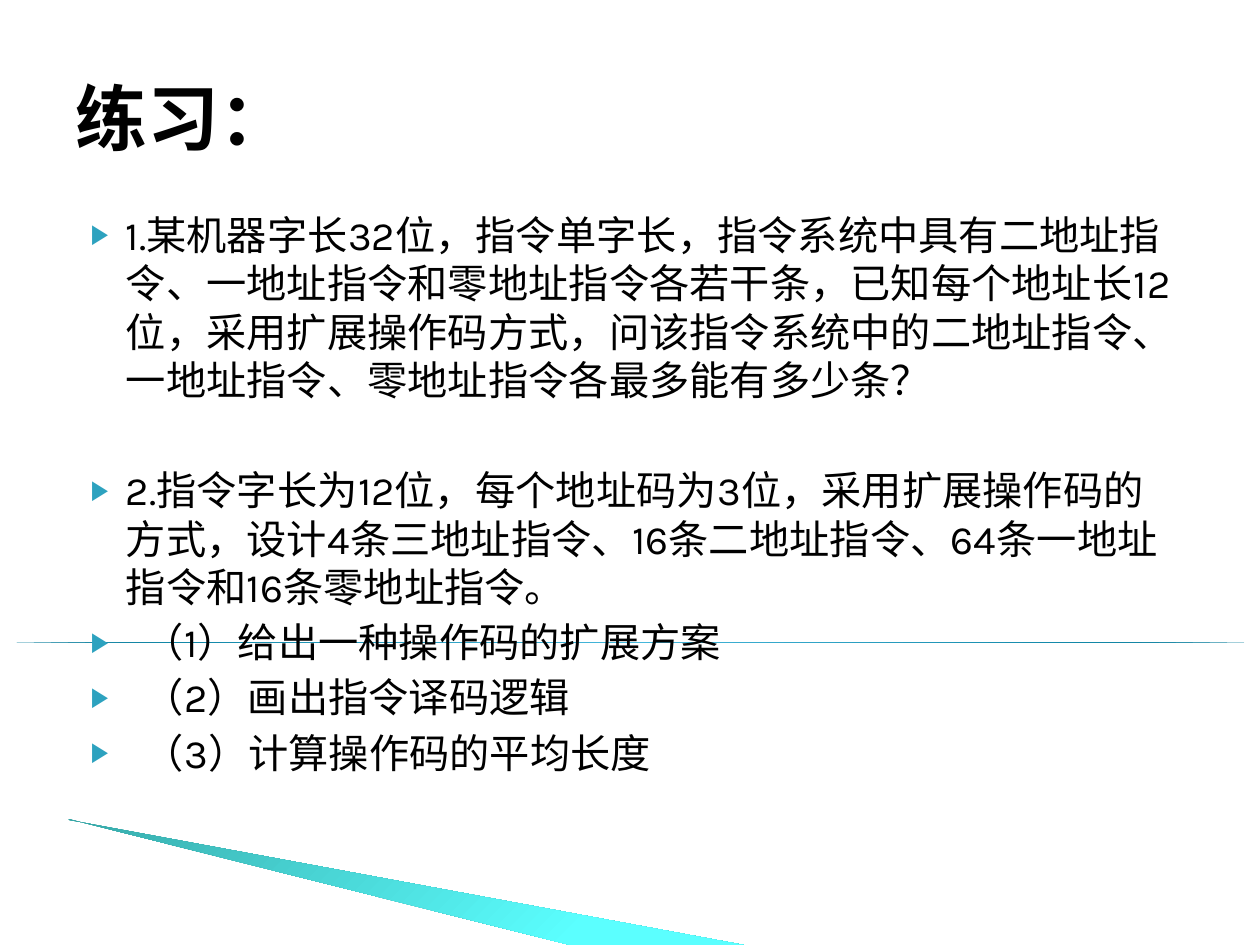
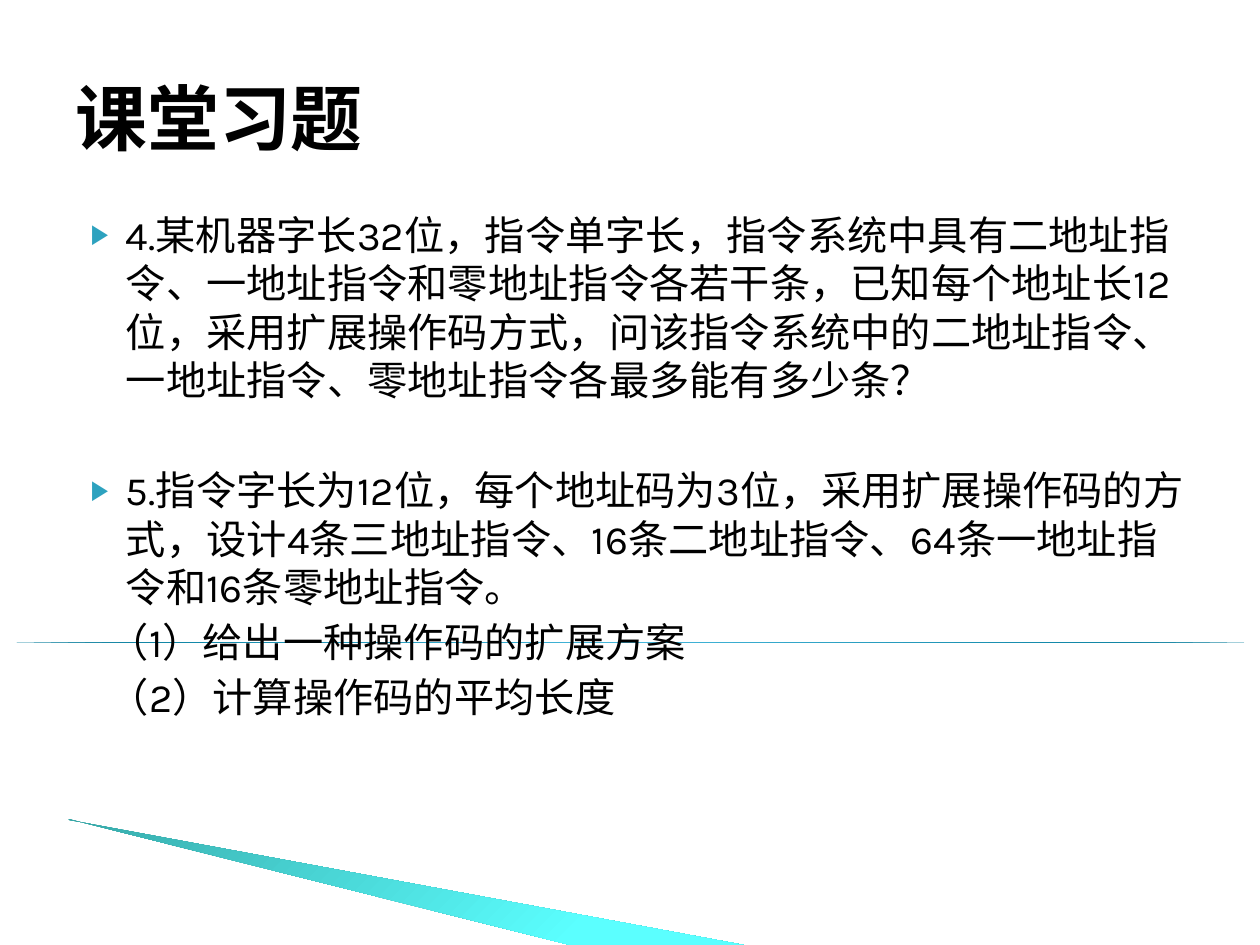
Before and after one commit to edu2act/course-computer-organization, a slide deck: slide 21 of materials/slides/chapter_3.ppt (slide 20 before the commit). Drawn at 1260x945 pixels with LibreOffice and Linux fonts; fonts in the diff are those of the drawing; background and template pictures are left out. Boxes give left, top, right and bottom in pixels: in the first picture for what was removed or moved away, otherwise in the second. Text is boxed around its words. In the diff, an @@ line names an element or a change of style, - is before the commit and + after.

```diff
--- a/materials/slides/chapter_3.ppt
+++ b/materials/slides/chapter_3.ppt
@@ title at [76, 84, 363, 152]: text changed @@
-练习：
+课堂习题
@@ text at [126, 216, 1183, 606]: text changed @@
-▶ 1.某机器字长32位，指令单字长，指令系统中具有二地址指令、一地址指令和零地址指令各若干条，已知每个地址长12位，采用扩展操作码方式，问该指令系统中的二地址指令、一地址指令、零地址指令各最多能有多少条？
-▶ 2.指令字长为12位，每个地址码为3位，采用扩展操作码的方式，设计4条三地址指令、16条二地址指令、64条一地址指令和16条零地址指令。
+▶ 4.某机器字长32位，指令单字长，指令系统中具有二地址指令、一地址指令和零地址指令各若干条，已知每个地址长12位，采用扩展操作码方式，问该指令系统中的二地址指令、一地址指令、零地址指令各最多能有多少条？
+▶ 5.指令字长为12位，每个地址码为3位，采用扩展操作码的方式，设计4条三地址指令、16条二地址指令、64条一地址指令和16条零地址指令。
@@ text at [109, 622, 686, 661]: bullet ▶ to none @@
@@ text at [109, 677, 616, 716]: text changed @@
-▶ （2）画出指令译码逻辑
-▶ （3）计算操作码的平均长度
+（2）计算操作码的平均长度
```
Also in this commit, not shown: 33 other slides changed, 7 slides added, 2 slides removed, 16 other files.
